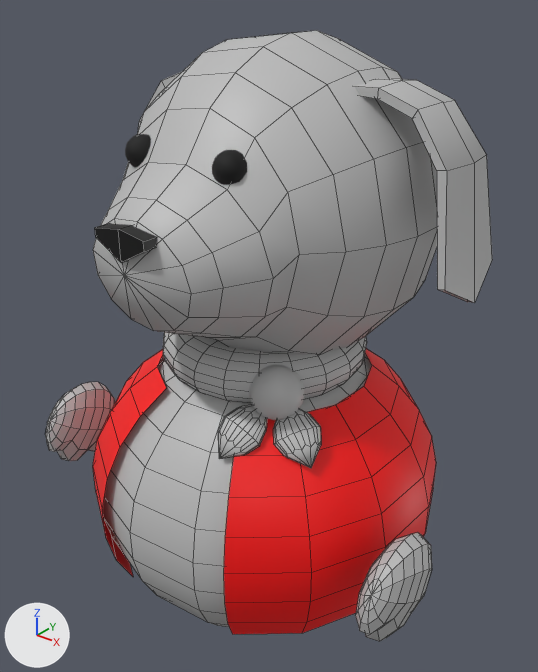
What one commit did to the FBX model Dodge West/Assets/Models/FBX Models/Player.fbx.
The view is the same before and after, from a 50 mm lens placed at (2.77, -3.46, 3.1), pointed at (-0.03, 0.04, 0.93). Every picture has the same lights, and +X, +Y and +Z are marked at lower left. Mesh edges are drawn as thin lines on the coarser meshes. Where no turn or scale is listed for an object, it has been applied to the vertices.

Before the edit, the objects in view are built like this:
```python
me_mesh_006 = bpy.data.meshes.new('Mesh.006')
me_mesh_006.from_pydata(...)  # 112 vertices, 121 faces; spans x -0.145..0.142, y -0.304..0.305, z -0.307..0.32
me_mesh_006.materials.append(mat_lambert1)  # grey #bcbcbc
me_mesh_007 = bpy.data.meshes.new('Mesh.007')
me_mesh_007.from_pydata(...)  # 112 vertices, 121 faces; spans x -0.145..0.142, y -0.304..0.305, z -0.307..0.32
me_mesh_007.materials.append(mat_lambert1)  # grey #bcbcbc
me_mesh_013 = bpy.data.meshes.new('Mesh.013')
me_mesh_013.from_pydata(...)  # 30 vertices, 28 faces; spans x -0.364..0.364, y -0.295..0.295, z -0.56..0.56
me_mesh_013.materials.append(mat_lambert1)  # grey #bcbcbc
ob_player1_ear_r1 = bpy.data.objects.new('Player1:Ear_R1', me_mesh_013)
ob_player1_ear_r1.location = (0.945, 0.172, 2.037)
ob_player_hand_l = bpy.data.objects.new('Player:Hand_L', me_mesh_006)
ob_player_hand_l.location = (-1.36, -0.576, 0.029)
ob_player_hand_r = bpy.data.objects.new('Player:Hand_R', me_mesh_007)
ob_player_hand_r.location = (1.364, -0.576, 0.029)
# also in view: 'Head' at (0.01, 0.01, 1.82); 'Player:Knot' at (0.45, -0.48, 0.9); 'Body' at (-0.01, -0.02, -0.1); 'Player:Clothes' at (-0.03, 0.01, 0.07); 'Player:L' at (0.36, -0.69, 0.71)
```
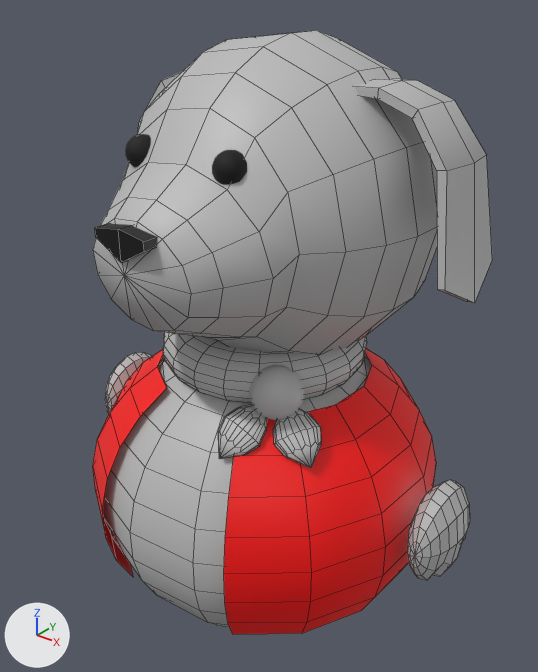
Location of each change, (x1, y1, x2, y2) in pixels of the pictures (538 x 672 px):
'Player:Hand_R', deleted
    before: (356, 533, 432, 641)
'Hand_R', added
    after: (407, 480, 470, 580)
'Player:Hand_L', deleted
    before: (45, 382, 115, 461)
'Hand_L', added
    after: (105, 352, 152, 414)

Diff of the bpy script that builds the scene:
```diff
--- a/Dodge West/Assets/Models/FBX Models/Player.fbx.py
+++ b/Dodge West/Assets/Models/FBX Models/Player.fbx.py
@@ me_mesh_006_1 @@
+me_mesh_006_1.from_pydata(...)  # 112 vertices, 121 faces; spans x -0.14..0.143, y -0.299..0.299, z -0.324..0.323
+me_mesh_006_1.materials.append(mat_lambert1)  # grey #bcbcbc
@@ me_mesh_007_1 @@
+me_mesh_007_1.from_pydata(...)  # 112 vertices, 121 faces; spans x -0.14..0.143, y -0.299..0.299, z -0.324..0.323
+me_mesh_007_1.materials.append(mat_lambert1)  # grey #bcbcbc
@@ ob_player_hand_r @@
-ob_player_hand_r = bpy.data.objects.new('Player:Hand_R', me_mesh_007)
-ob_player_hand_r.location = (1.364, -0.576, 0.029)
@@ ob_player_hand_l @@
-ob_player_hand_l = bpy.data.objects.new('Player:Hand_L', me_mesh_006)
-ob_player_hand_l.location = (-1.36, -0.576, 0.029)
@@ ob_hand_r @@
+ob_hand_r = bpy.data.objects.new('Hand_R', me_mesh_006_1)
+ob_hand_r.location = (1.338, 0.002, 0.029)
@@ ob_hand_l @@
+ob_hand_l = bpy.data.objects.new('Hand_L', me_mesh_007_1)
+ob_hand_l.location = (-1.388, 0.002, 0.029)
```
